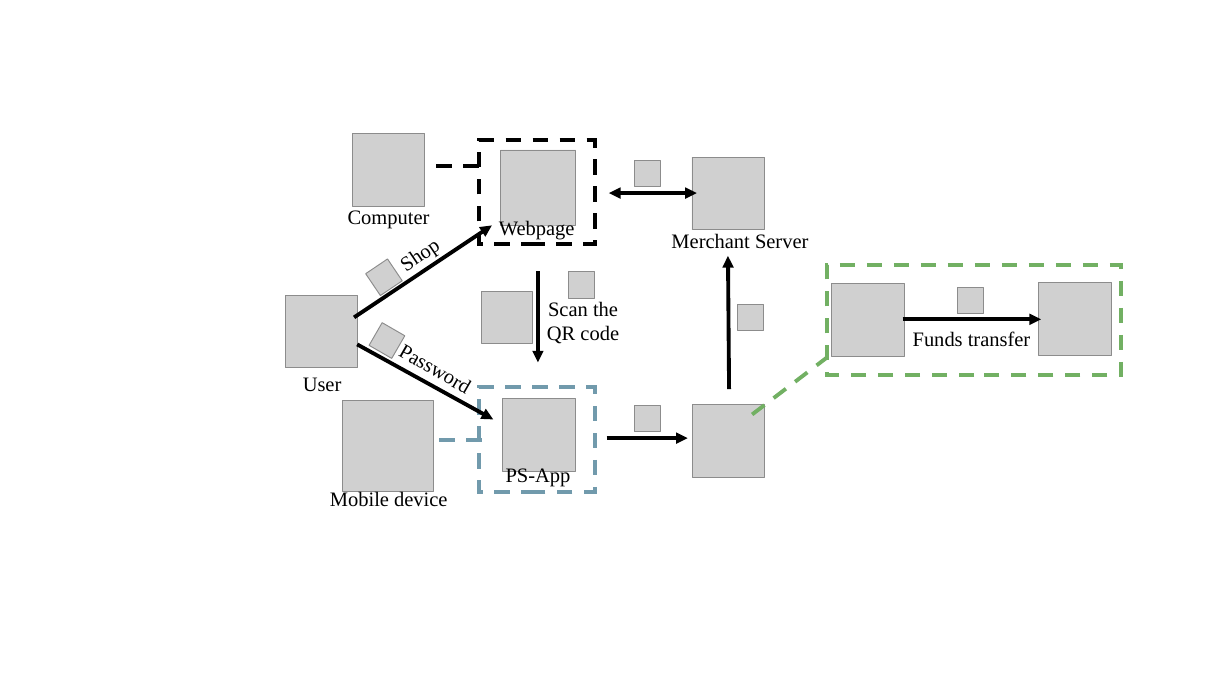
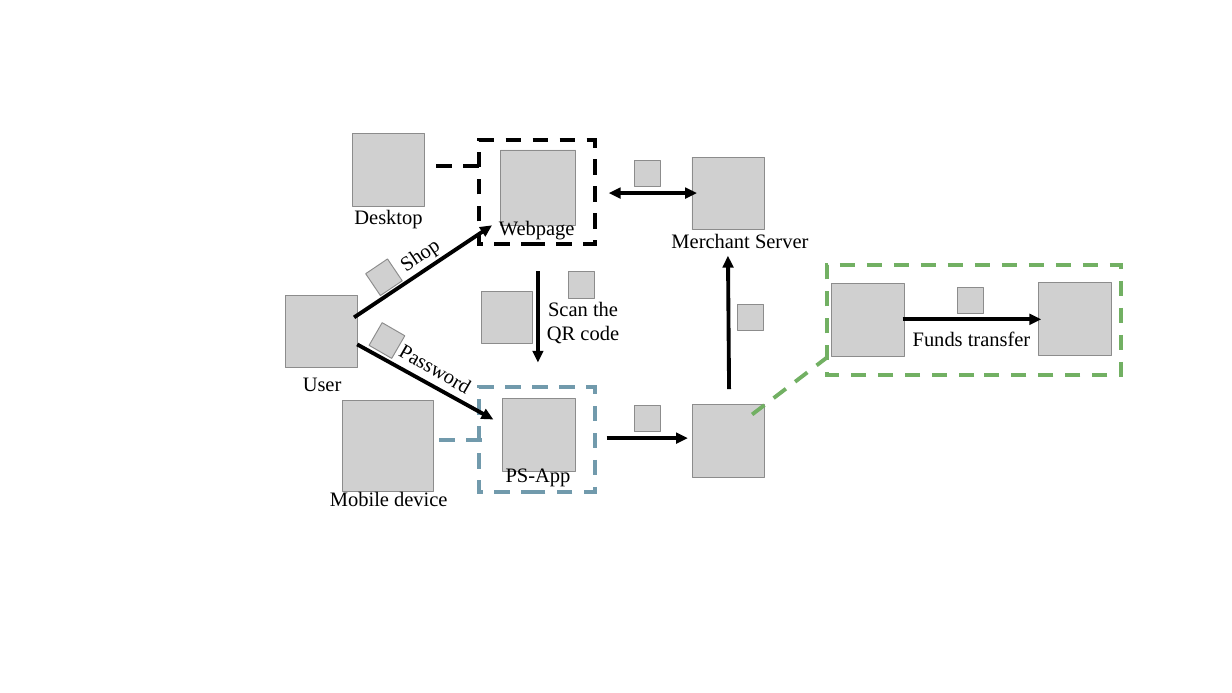
Before and after one commit to OccDeser/paper-third-party-online-payment-TDSC, a slide deck: slide 5 of img-source/images.pptx. Drawn at 1232x693 pixels with LibreOffice and Linux fonts; fonts in the diff are those of the drawing; grey boxes stand for pictures. Boxes give left, top, right and bottom in pixels: in the first picture for what was removed or moved away, otherwise in the second. Text is boxed around its words. In the diff, an @@ line names an element or a change of style, - is before the commit and + after.

```diff
--- a/img-source/images.pptx
+++ b/img-source/images.pptx
@@ text at [354,209,422,229]: text changed @@
-Computer
+Desktop
```
Also in this commit, not shown: 2 other slides changed, 1 slide added, 1 slide removed, 8 other files.
